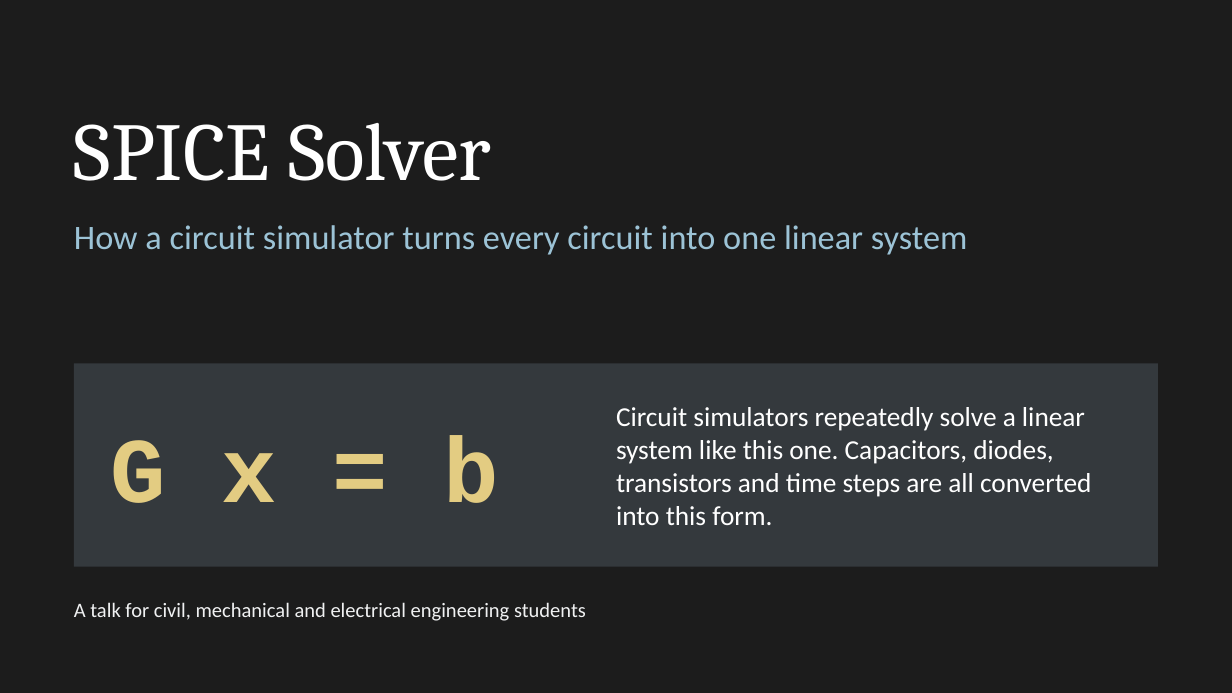
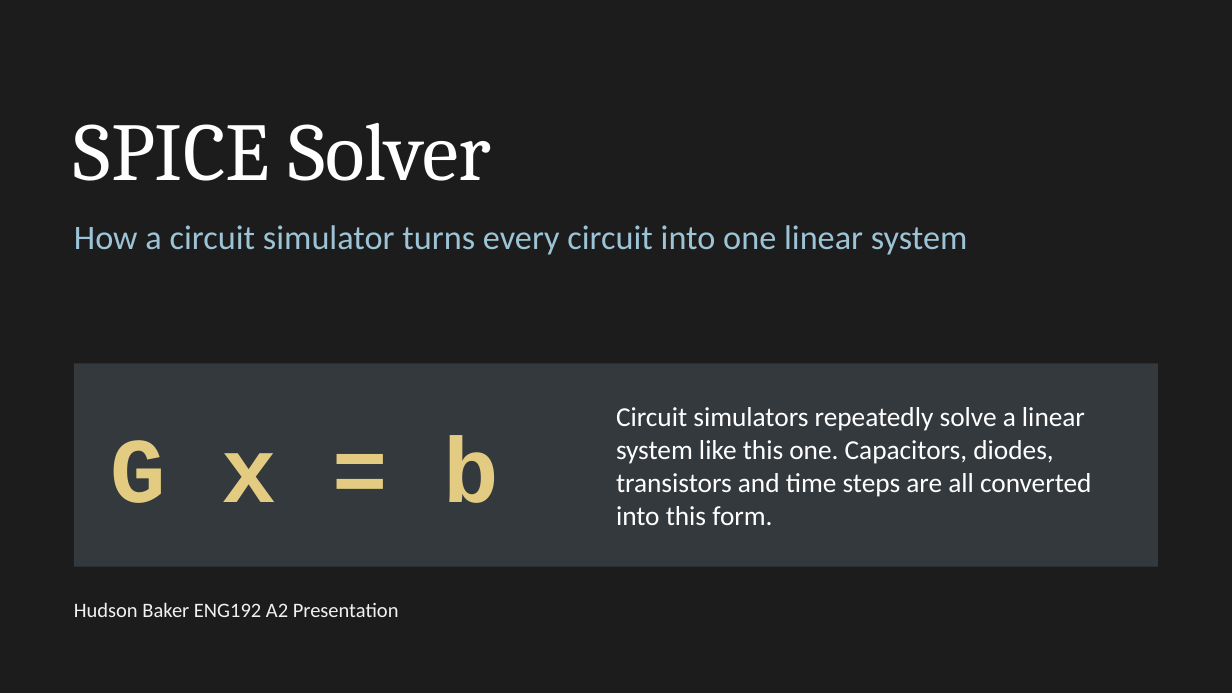
Before and after one commit to jimmybobjim/spice, a slide deck: slide 1 of SPICE_Solver_Presentation.pptx. Drawn at 1232x693 pixels with LibreOffice and Linux fonts; fonts in the diff are those of the drawing. Boxes give left, top, right and bottom in pixels: in the first picture for what was removed or moved away, otherwise in the second. Text is boxed around its words. In the diff, an @@ line names an element or a change of style, - is before the commit and + after.

Commit message:
Add files via upload
Update presentation

```diff
--- a/SPICE_Solver_Presentation.pptx
+++ b/SPICE_Solver_Presentation.pptx
@@ text at (74,602,399,617): text changed @@
-A talk for civil, mechanical and electrical engineering students
+Hudson Baker ENG192 A2 Presentation
```
Also in this commit, not shown: 16 other slides changed.
